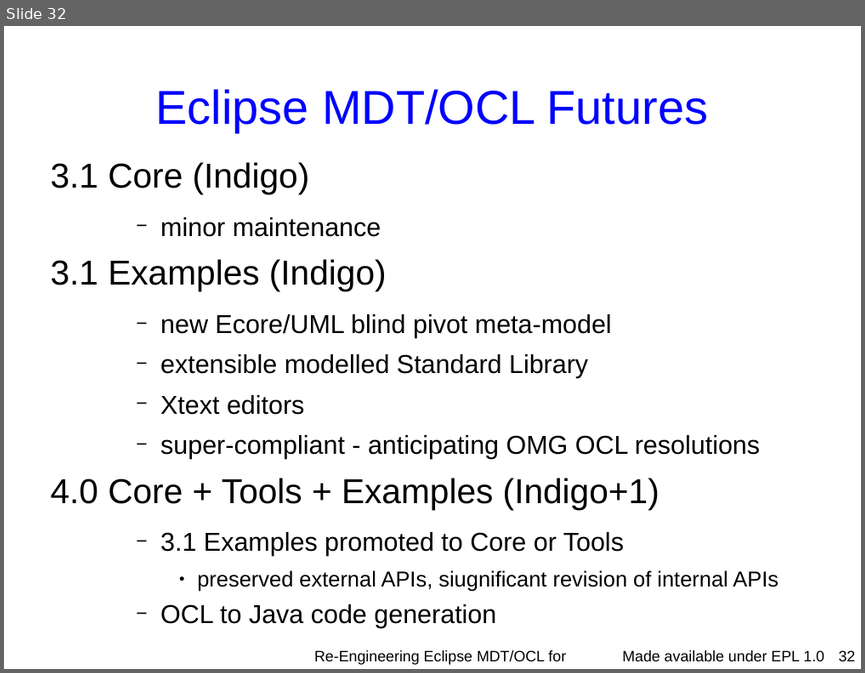
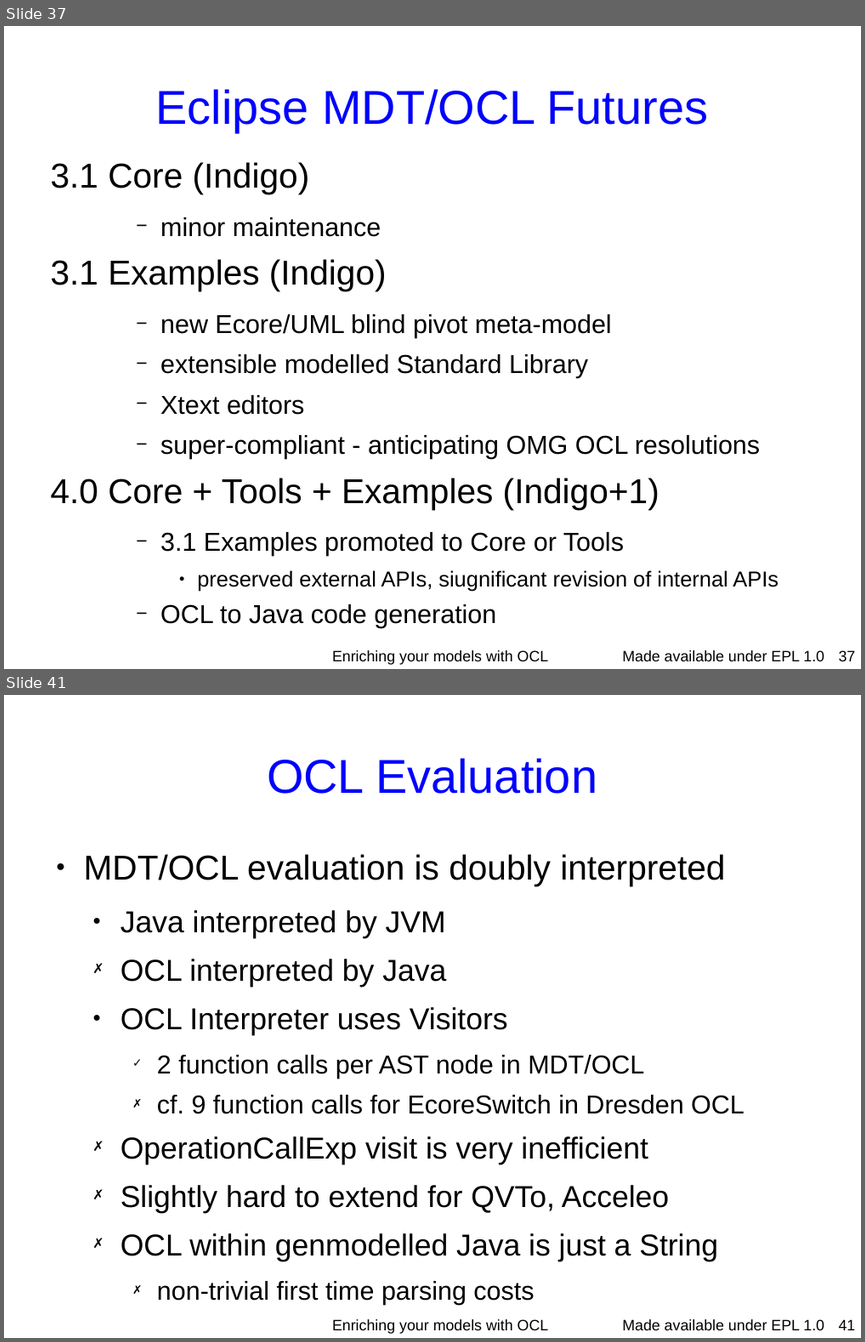
Before and after one commit to eclipse-ocl/ocl-website, a slide deck: ocl/docs/publications/ESE2010LongTalk/EnrichingWithOCL.odp. Shown one above the other, each under a label of ours: slide 32 before the commit, slides 37 and 41 after it; the slides between them are not shown. The pictures are 865x673 and 865x1342 pixels, drawn with LibreOffice and Linux fonts; fonts in the diff are those of the drawing; background and template pictures are left out. Boxes give left, top, right and bottom in pixels: in the first picture for what was removed or moved away, otherwise in the second. Text is boxed around its words. In the diff, an @@ line names an element or a change of style, - is before the commit and + after.

```diff
--- a/ocl/docs/publications/ESE2010LongTalk/EnrichingWithOCL.odp
+++ b/ocl/docs/publications/ESE2010LongTalk/EnrichingWithOCL.odp
@@ slide 41 added at (x1=4, y1=695, x2=861, y2=1338), background #FFFFFF; not listed: 1 template element that a slide beside it also shows @@
@@ title added at (x1=267, y1=758, x2=597, y2=794), 44 pt, text #0000FF @@
+OCL Evaluation
@@ text added at (x1=84, y1=854, x2=744, y2=1261), 28 pt, text #000000 @@
+● MDT/OCL evaluation is doubly interpreted
+  ● Java interpreted by JVM
+  ✗ OCL interpreted by Java
+  ● OCL Interpreter uses Visitors
+    ✓ 2 function calls per AST node in MDT/OCL
+    ✗ cf. 9 function calls for EcoreSwitch in Dresden OCL
+  ✗ OperationCallExp visit is very inefficient
+  ✗ Slightly hard to extend for QVTo, Acceleo
+  ✗ OCL within genmodelled Java is just a String
+    ✗ non-trivial first time parsing costs
@@ text added at (x1=332, y1=1319, x2=549, y2=1333), 14 pt, text #000000 @@
+Enriching your models with OCL
@@ page number added at (x1=839, y1=1319, x2=856, y2=1330), 14 pt, text #000000 @@
+41
@@ what was slide 32 is now slide 37 @@
@@ slide 37 changed as well @@
@@ text at (x1=332, y1=650, x2=549, y2=664): text changed @@
-Re-Engineering Eclipse MDT/OCL for Xtext
+Enriching your models with OCL
@@ page number at (x1=839, y1=650, x2=856, y2=661): text changed @@
-32
+37
```
Also in this commit, not shown: 29 other slides changed, 11 other slides added, 3 other files.
